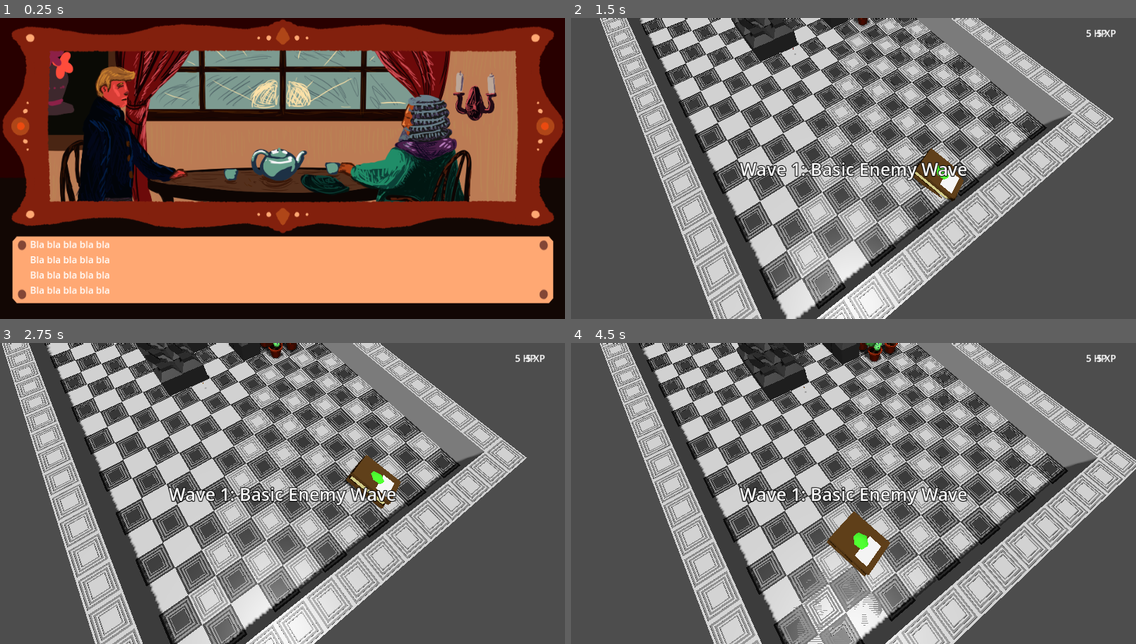
Above: before the commit, frames 1-4 (two rows, left to right).
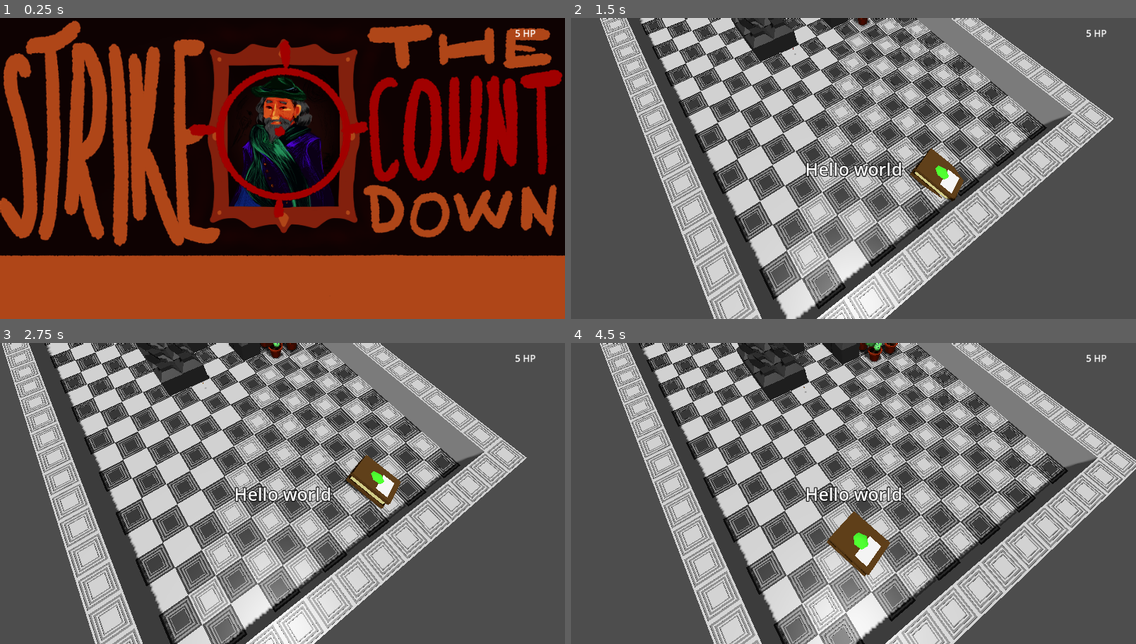
Above: after the commit, the same moments.

Repository: pinguinosod/gse_winterjam2024
Game: Godot game, scene res://main.tscn
Same seed, same stepped clock (60 frames per second), same inputs: the game is played once before the commit and once after it.
Inputs (mouse positions are in pixels of both pictures, inside the frame that each line leads up to):
- Up to frame 1 (0.25 s): no input
- Up to frame 2 (1.5 s): tap Enter (ui_accept) at 0.5, 0.77, 1.25 s; move the mouse to (977, 153) at 0.52 s; hold D (move_right) 0.53-1.28 s; tap Space (end_turn) at 0.6, 1.35 s; click (977, 153) at 0.67 s; move the mouse to (740, 183) at 1.27 s; hold S (move_down) from 1.28 s (still down)
- Up to frame 3 (2.75 s): tap Enter (ui_accept) at 1.52, 2 s; move the mouse to (339, 427) at 2.02 s; release S (move_down) at 2.03 s; hold D (move_right) from 2.03 s (still down); tap Space (end_turn) at 2.1 s
- Up to frame 4 (4.5 s): tap Enter (ui_accept) at 2.75, 3.02, 3.77, 4.25 s; move the mouse to (825, 553) at 2.77 s; release D (move_right) at 2.78 s; hold W (move_up) 2.78-3.53 s; tap Space (end_turn) at 2.85, 3.6, 4.35 s; click (825, 553) at 2.92 s; move the mouse to (1023, 538) at 3.52 s; hold A (move_left) from 3.53 s (still down); move the mouse to (684, 448) at 4.27 s

The runs differ from the first frame. In frame 1, 89% of the frame differs, in the area x 0-100%, y 0-100%; in frame 2, 1.2%; in frame 3, 1.2%; in frame 4, 2.1%.
Error after the commit: Invalid assignment of property or key 'visible' with value of type 'bool' on a base object of type 'Nil'. (res://ui.gd:60)

Commit message:
added ui music

Diff:
--- a/UI.tscn
+++ b/UI.tscn
@@ -12,7 +12,6 @@
 script = ExtResource("1_87y67")
 
 [node name="TextureRect_start" type="TextureRect" parent="."]
-visible = false
 offset_right = 963.0
 offset_bottom = 509.0
 size_flags_horizontal = 4
@@ -35,11 +34,13 @@
 vertical_alignment = 1
 
 [node name="TextureRect_0" type="TextureRect" parent="."]
+visible = false
 offset_right = 40.0
 offset_bottom = 40.0
 texture = ExtResource("5_dn7ii")
 
 [node name="Label" type="Label" parent="TextureRect_0"]
+visible = false
 layout_mode = 0
 offset_left = 50.0
 offset_top = 373.0
@@ -57,6 +58,7 @@
 texture = ExtResource("7_o03d0")
 
 [node name="Label" type="Label" parent="TextureRect_1"]
+visible = false
 layout_mode = 0
 offset_right = 40.0
 offset_bottom = 23.0
@@ -68,6 +70,7 @@
 texture = ExtResource("7_o03d0")
 
 [node name="Label" type="Label" parent="TextureRect_2"]
+visible = false
 layout_mode = 0
 offset_right = 40.0
 offset_bottom = 23.0
@@ -81,6 +84,7 @@
 stream = ExtResource("8_hxaoc")
 
 [node name="XP_Label" type="Label" parent="TextureRect_3"]
+visible = false
 layout_mode = 0
 offset_left = 893.0
 offset_top = 13.0
--- a/ui.gd
+++ b/ui.gd
@@ -5,47 +5,34 @@
 
 var current_story_index: int = 0  # Track the number of times "start" is pressed
 
-# Cached references to nodes
 var texture_rect: TextureRect
 var label: Label
 
 func _ready():
-	# Print the node tree for debugging
-	print_tree()
+	texture_rect = $TextureRect_start
+	texture_rect.visible = true
 
-	# Cache references to child nodes
-	texture_rect = $TextureRect_start
-	label = $Label
-
-	# Error handling for missing nodes
 	if texture_rect == null:
 		print("Error: TextureRect node not found!")
-		if label == null:
-			print("Error: Label node not found!")
 
-
-	# Initialize the scene:  hide the Label
+	# Initialize the scene:
 	if label:
 		label.visible = false  # Ensure Label starts hidden
-
-	# Print the initial texture name for debugging
-	_print_texture_name()
-
-func _print_texture_name():
-	if texture_rect and texture_rect.texture:
-		# Get the file path of the texture
-		var texture_path = texture_rect.texture.resource_path
-		# Extract just the file name
-		var texture_name = texture_path.get_file()
-		# Print the texture name to the console
-		print("Current texture file: ", texture_name)
-	else:
-		print("No texture assigned to TextureRect.")
 
 func _input(event):
 	# Detect "ui_accept" action (spacebar by default)
 	if event.is_action_pressed("ui_accept"):
 		_handle_space_pressed()
+
+func _play_audio_new_slide():
+	var	playingAudio: AudioStreamPlayer = texture_rect.find_child("AudioStreamPlayer")
+	if (playingAudio):
+		playingAudio.play()
+
+func _handle_space_pressed():
+	print( "current_story_index = ", current_story_index)
+	_change_slide()
+	current_story_index += 1
 
 func _change_slide():
 	texture_rect.visible = false
@@ -71,16 +58,10 @@
 		texture_rect = $TextureRect_3
 		_play_audio_new_slide()
 		label.visible = true
-		game_manager.load_next_scene()
+
 
 	texture_rect.visible = true
 
-func _play_audio_new_slide():
-	var	playingAudio: AudioStreamPlayer = texture_rect.find_child("AudioStreamPlayer")
-	if (playingAudio):
-		playingAudio.play()
-
-func _handle_space_pressed():
-	print( "current_story_index = ", current_story_index)
-	_change_slide()
-	current_story_index += 1
+func _go_into_game():
+	#going into game
+		game_manager.load_next_scene()
